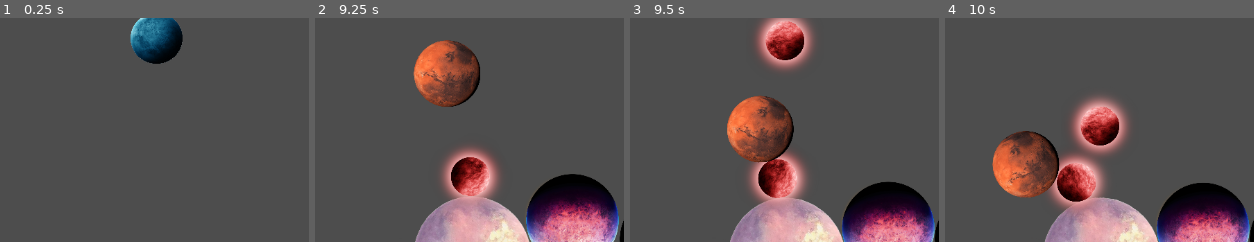
Above: before the commit, frames 1-4 (left to right).
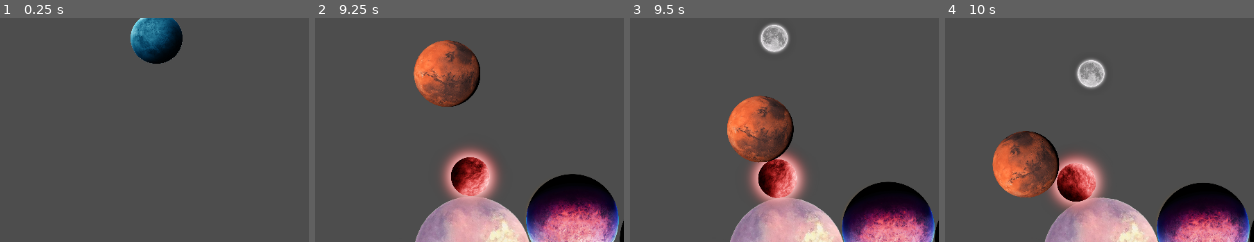
Above: after the commit, the same moments.

Repository: 6thAce/marbel-merger
Game: Godot game, scene res://main.tscn
Two runs of this game, one before a commit and one after it. Both use one fixed random seed, a clock stepped at 60 frames per second and the inputs below. The engine's default icon, where the game draws it, is replaced by a stand-in: a white triangle on a blue panel in a dark square.
Inputs (mouse positions are % of the whole screen's width and height, from its top left):
- Up to frame 1 (0.25 s): no input
- Up to frame 2 (9.25 s): tap Enter at 0.5 s; move the mouse to (78, 45) at 0.52 s; hold Right (ui_right) 0.53-1.28 s; tap Space (space) every 0.75 s from 0.6 to 8.85 s; click (78, 45) at 0.67 s; move the mouse to (24, 55) at 1.27 s; hold Left (ui_left) 1.28-2.03 s; move the mouse to (63, 28) at 2.02 s; hold Right (ui_right) 2.03-3.53 s; move the mouse to (43, 70) at 2.77 s; click (43, 70) at 2.92 s; move the mouse to (89, 65) at 3.52 s; hold Left (ui_left) 3.53-5.78 s; move the mouse to (11, 35) at 4.27 s; move the mouse to (56, 50) at 5.02 s; click (56, 50) at 5.17 s; move the mouse to (30, 25) at 5.77 s; hold Right (ui_right) 5.78-8.03 s; move the mouse to (78, 45) at 6.52 s; move the mouse to (24, 55) at 7.27 s; click (24, 55) at 7.42 s; move the mouse to (63, 28) at 8.02 s; hold Left (ui_left) from 8.03 s (still down); move the mouse to (43, 70) at 8.77 s
- Up to frame 3 (9.5 s): keep holding Left (ui_left)
- Up to frame 4 (10 s): move the mouse to (89, 65) at 9.52 s; release Left (ui_left) at 9.53 s; hold Right (ui_right) from 9.53 s (still down); tap Space (space) at 9.6 s; click (89, 65) at 9.67 s
The pictures show only the part of the screen within x 25-75%, y 0-50%; the shares and areas given below are measured in that part.

Frames 1-2 are identical in both runs. In frame 3, 3.8% of the frame differs, in the area x 40-60%, y 0-24%; in frame 4, 5.1%, in the area x 40-60%, y 18-62%.

Commit message:
Refactor ball merge logic and unify collision handling
Standardized the merge and collision logic across all ball scripts by connecting Area2D signals in _ready, preventing self-collision, and ensuring only one ball handles merging. Updated main node reference acquisition and improved instance removal safety. Added 'level' property to ball2.tscn for consistency.

Diff:
--- a/ball2.tscn
+++ b/ball2.tscn
@@ -8,6 +8,7 @@
 
 [node name="ball2" type="RigidBody2D"]
 script = ExtResource("1_cq731")
+level = 2
 
 [node name="Sprite2D" type="Sprite2D" parent="."]
 scale = Vector2(0.25, 0.25)
--- a/ball_0.gd
+++ b/ball_0.gd
@@ -1,32 +1,38 @@
 extends RigidBody2D
 
 @export var level: int = 0
-@onready var main = get_tree().root.get_node("Main")
+@onready var main: Node = get_tree().get_root().find_child("Main", true, false)
+
+func _ready() -> void:
+	# Automatically connect the collision signal from Area2D (no need to do it manually)
+	var area = $Area2D
+	if area:
+		area.body_entered.connect(_on_area_2d_body_entered)
 
 func _on_area_2d_body_entered(body: Node) -> void:
+	if body == self:
+		return
 	if body is RigidBody2D and body.has_method("get_level"):
-		print("Collision with ball level:", body.get_level())
-
+		print("Collision with level:", body.get_level())
 		if body.get_level() == level:
 			merge_with(body)
-
 
 func get_level() -> int:
 	return level
 
-
-func merge_with(other_ball: RigidBody2D):
+func merge_with(other_ball: RigidBody2D) -> void:
 	if !is_instance_valid(other_ball):
 		return
 
 	var new_pos = (position + other_ball.position) / 2.0
 
-	queue_free()
-	other_ball.queue_free()
+	# Remove both old balls safely in the next frame
+	call_deferred("queue_free")
+	other_ball.call_deferred("queue_free")
 
 	var next_level = level + 1
 
-	if next_level < main.ball_scenes.size():
+	if main and next_level < main.ball_scenes.size():
 		var new_ball = main.ball_scenes[next_level].instantiate()
 		new_ball.position = new_pos
 		main.add_child(new_ball)
--- a/ball_1.gd
+++ b/ball_1.gd
@@ -1,32 +1,38 @@
 extends RigidBody2D
 
 @export var level: int = 1
-@onready var main = get_tree().root.get_node("Main")
+@onready var main: Node = get_tree().get_root().find_child("Main", true, false)
+
+func _ready() -> void:
+	var area = $Area2D
+	if area:
+		area.body_entered.connect(_on_area_2d_body_entered)
 
 func _on_area_2d_body_entered(body: Node) -> void:
+	if body == self:
+		return
 	if body is RigidBody2D and body.has_method("get_level"):
-		print("Collision with ball level:", body.get_level())
-
 		if body.get_level() == level:
-			merge_with(body)
-
+			# Only one ball should handle the merge
+			if get_instance_id() < body.get_instance_id():
+				print("Merging two level", level, "balls")
+				merge_with(body)
 
 func get_level() -> int:
 	return level
 
-
-func merge_with(other_ball: RigidBody2D):
+func merge_with(other_ball: RigidBody2D) -> void:
 	if !is_instance_valid(other_ball):
 		return
 
 	var new_pos = (position + other_ball.position) / 2.0
-
-	queue_free()
-	other_ball.queue_free()
-
 	var next_level = level + 1
 
-	if next_level < main.ball_scenes.size():
+	# Remove both old balls safely in next frame
+	call_deferred("queue_free")
+	other_ball.call_deferred("queue_free")
+
+	if main and next_level < main.ball_scenes.size():
 		var new_ball = main.ball_scenes[next_level].instantiate()
 		new_ball.position = new_pos
 		main.add_child(new_ball)
--- a/ball_2.gd
+++ b/ball_2.gd
@@ -1,30 +1,38 @@
 extends RigidBody2D
 
-@export var level: int = 2   # Ball type (0,1,2,...)
-@onready var main = get_tree().root.get_node("Main") # reference to Main node
+@export var level: int = 0
+@onready var main: Node = get_tree().get_root().find_child("Main", true, false)
 
-func _ready():
-	# Do NOT connect signal here, Editor already handles body_entered
-	pass
+func _ready() -> void:
+	var area = $Area2D
+	if area:
+		area.body_entered.connect(_on_area_2d_body_entered)
 
-func _on_body_entered(body: Node):
+func _on_area_2d_body_entered(body: Node) -> void:
+	if body == self:
+		return
 	if body is RigidBody2D and body.has_method("get_level"):
-		print("Collision with ball level: ", body.get_level())
-		if body.get_level() == level: # same type
-			merge_with(body)
+		if body.get_level() == level:
+			# Only one ball should handle the merge
+			if get_instance_id() < body.get_instance_id():
+				print("Merging two level", level, "balls")
+				merge_with(body)
 
 func get_level() -> int:
 	return level
 
-func merge_with(other_ball: RigidBody2D):
+func merge_with(other_ball: RigidBody2D) -> void:
 	if !is_instance_valid(other_ball):
 		return
 
-	# Example merge logic
-	var new_ball_scene = load("res://ball" + str(level + 1) + ".tscn")
-	var new_ball = new_ball_scene.instantiate()
-	new_ball.position = (position + other_ball.position) / 2
+	var new_pos = (position + other_ball.position) / 2.0
+	var next_level = level + 1
 
-	main.add_child(new_ball)
-	queue_free()
-	other_ball.queue_free()
+	# Remove both old balls safely in next frame
+	call_deferred("queue_free")
+	other_ball.call_deferred("queue_free")
+
+	if main and next_level < main.ball_scenes.size():
+		var new_ball = main.ball_scenes[next_level].instantiate()
+		new_ball.position = new_pos
+		main.add_child(new_ball)
--- a/ball_3.gd
+++ b/ball_3.gd
@@ -1,30 +1,38 @@
 extends RigidBody2D
 
-@export var level: int = 3   # Ball type (0,1,2,...)
-@onready var main = get_tree().root.get_node("Main") # reference to Main node
+@export var level: int = 3
+@onready var main: Node = get_tree().get_root().find_child("Main", true, false)
 
-func _ready():
-	# Do NOT connect signal here, Editor already handles body_entered
-	pass
+func _ready() -> void:
+	var area = $Area2D
+	if area:
+		area.body_entered.connect(_on_area_2d_body_entered)
 
-func _on_body_entered(body: Node):
+func _on_area_2d_body_entered(body: Node) -> void:
+	if body == self:
+		return
 	if body is RigidBody2D and body.has_method("get_level"):
-		print("Collision with ball level: ", body.get_level())
-		if body.get_level() == level: # same type
-			merge_with(body)
+		if body.get_level() == level:
+			# Only one ball should handle the merge
+			if get_instance_id() < body.get_instance_id():
+				print("Merging two level", level, "balls")
+				merge_with(body)
 
 func get_level() -> int:
 	return level
 
-func merge_with(other_ball: RigidBody2D):
+func merge_with(other_ball: RigidBody2D) -> void:
 	if !is_instance_valid(other_ball):
 		return
 
-	# Example merge logic
-	var new_ball_scene = load("res://ball" + str(level + 1) + ".tscn")
-	var new_ball = new_ball_scene.instantiate()
-	new_ball.position = (position + other_ball.position) / 2
+	var new_pos = (position + other_ball.position) / 2.0
+	var next_level = level + 1
 
-	main.add_child(new_ball)
-	queue_free()
-	other_ball.queue_free()
+	# Remove both old balls safely in next frame
+	call_deferred("queue_free")
+	other_ball.call_deferred("queue_free")
+
+	if main and next_level < main.ball_scenes.size():
+		var new_ball = main.ball_scenes[next_level].instantiate()
+		new_ball.position = new_pos
+		main.add_child(new_ball)
--- a/ball_4.gd
+++ b/ball_4.gd
@@ -1,30 +1,38 @@
 extends RigidBody2D
 
-@export var level: int = 4   # Ball type (0,1,2,...)
-@onready var main = get_tree().root.get_node("Main") # reference to Main node
+@export var level: int = 4
+@onready var main: Node = get_tree().get_root().find_child("Main", true, false)
 
-func _ready():
-	# Do NOT connect signal here, Editor already handles body_entered
-	pass
+func _ready() -> void:
+	var area = $Area2D
+	if area:
+		area.body_entered.connect(_on_area_2d_body_entered)
 
-func _on_body_entered(body: Node):
+func _on_area_2d_body_entered(body: Node) -> void:
+	if body == self:
+		return
 	if body is RigidBody2D and body.has_method("get_level"):
-		print("Collision with ball level: ", body.get_level())
-		if body.get_level() == level: # same type
-			merge_with(body)
+		if body.get_level() == level:
+			# Only one ball should handle the merge
+			if get_instance_id() < body.get_instance_id():
+				print("Merging two level", level, "balls")
+				merge_with(body)
 
 func get_level() -> int:
 	return level
 
-func merge_with(other_ball: RigidBody2D):
+func merge_with(other_ball: RigidBody2D) -> void:
 	if !is_instance_valid(other_ball):
 		return
 
-	# Example merge logic
-	var new_ball_scene = load("res://ball" + str(level + 1) + ".tscn")
-	var new_ball = new_ball_scene.instantiate()
-	new_ball.position = (position + other_ball.position) / 2
+	var new_pos = (position + other_ball.position) / 2.0
+	var next_level = level + 1
 
-	main.add_child(new_ball)
-	queue_free()
-	other_ball.queue_free()
+	# Remove both old balls safely in next frame
+	call_deferred("queue_free")
+	other_ball.call_deferred("queue_free")
+
+	if main and next_level < main.ball_scenes.size():
+		var new_ball = main.ball_scenes[next_level].instantiate()
+		new_ball.position = new_pos
+		main.add_child(new_ball)
--- a/ball_5.gd
+++ b/ball_5.gd
@@ -1,30 +1,38 @@
 extends RigidBody2D
 
-@export var level: int = 5   # Ball type (0,1,2,...)
-@onready var main = get_tree().root.get_node("Main") # reference to Main node
+@export var level: int = 5
+@onready var main: Node = get_tree().get_root().find_child("Main", true, false)
 
-func _ready():
-	# Do NOT connect signal here, Editor already handles body_entered
-	pass
+func _ready() -> void:
+	var area = $Area2D
+	if area:
+		area.body_entered.connect(_on_area_2d_body_entered)
 
-func _on_body_entered(body: Node):
+func _on_area_2d_body_entered(body: Node) -> void:
+	if body == self:
+		return
 	if body is RigidBody2D and body.has_method("get_level"):
-		print("Collision with ball level: ", body.get_level())
-		if body.get_level() == level: # same type
-			merge_with(body)
+		if body.get_level() == level:
+			# Only one ball should handle the merge
+			if get_instance_id() < body.get_instance_id():
+				print("Merging two level", level, "balls")
+				merge_with(body)
 
 func get_level() -> int:
 	return level
 
-func merge_with(other_ball: RigidBody2D):
+func merge_with(other_ball: RigidBody2D) -> void:
 	if !is_instance_valid(other_ball):
 		return
 
-	# Example merge logic
-	var new_ball_scene = load("res://ball" + str(level + 1) + ".tscn")
-	var new_ball = new_ball_scene.instantiate()
-	new_ball.position = (position + other_ball.position) / 2
+	var new_pos = (position + other_ball.position) / 2.0
+	var next_level = level + 1
 
-	main.add_child(new_ball)
-	queue_free()
-	other_ball.queue_free()
+	# Remove both old balls safely in next frame
+	call_deferred("queue_free")
+	other_ball.call_deferred("queue_free")
+
+	if main and next_level < main.ball_scenes.size():
+		var new_ball = main.ball_scenes[next_level].instantiate()
+		new_ball.position = new_pos
+		main.add_child(new_ball)
